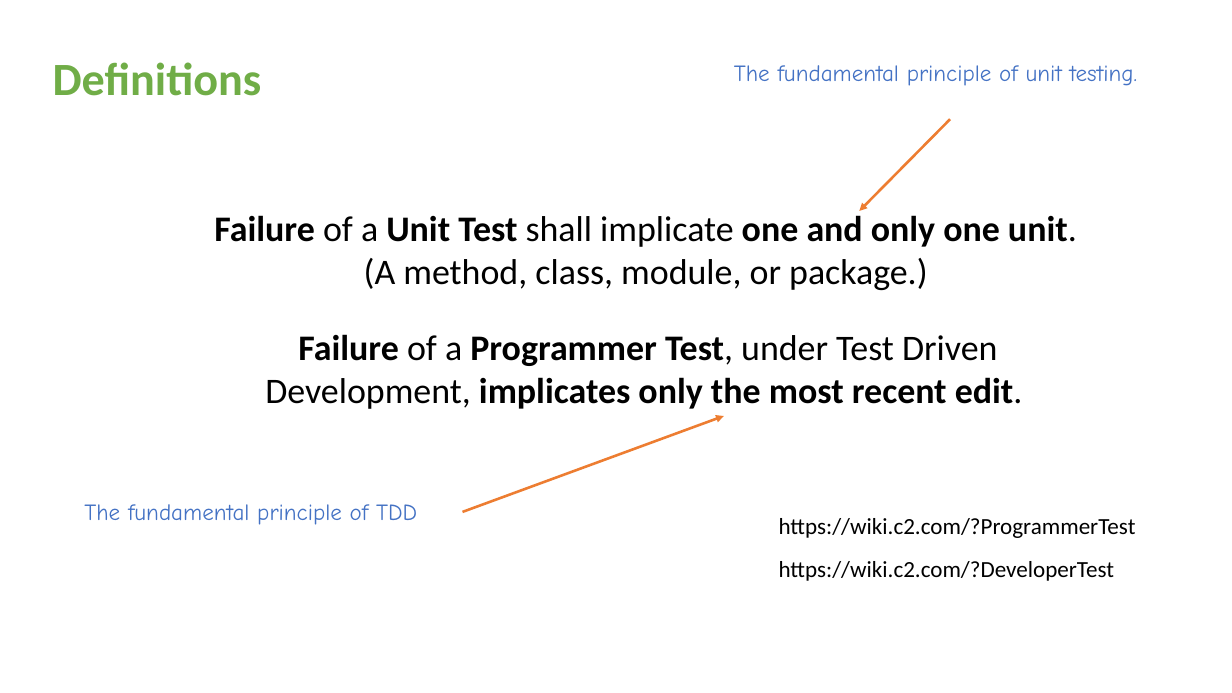
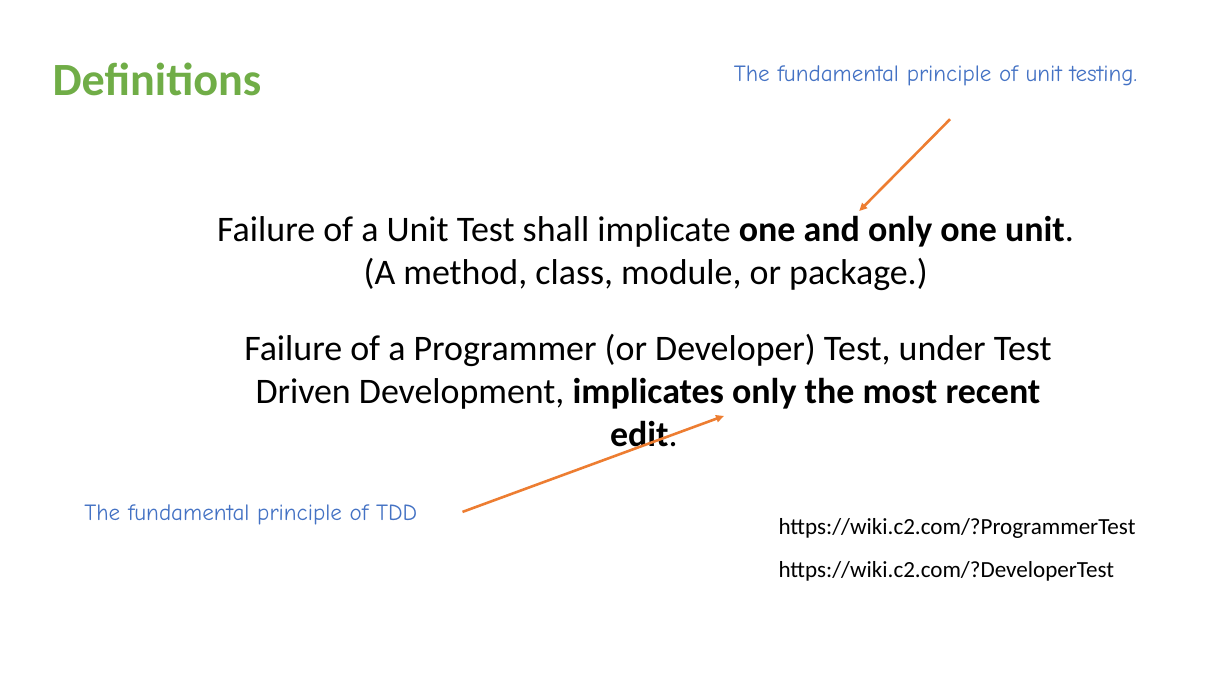
Before and after one commit to iancooper/Presentations, a slide deck: slide 16 of Kent Beck Style TDD - Seven Years After.pptx. Drawn at 1232x693 pixels with LibreOffice and Linux fonts; fonts in the diff are those of the drawing. Boxes give left, top, right and bottom in pixels: in the first picture for what was removed or moved away, otherwise in the second. Text is boxed around its words. In the diff, an @@ line names an element or a change of style, - is before the commit and + after.

```diff
--- a/Kent Beck Style TDD - Seven Years After.pptx
+++ b/Kent Beck Style TDD - Seven Years After.pptx
@@ text "Failure of a Unit Test ..." at (x1=217, y1=215, x2=1074, y2=290): bold off in "Failure Unit Test" @@
@@ text at (x1=244, y1=334, x2=1052, y2=456): text changed; bold off @@
-Failure of a Programmer Test, under Test Driven Development, implicates only the most recent edit.
+Failure of a Programmer (or Developer) Test, under Test Driven Development, implicates only the most recent edit.
```
Also in this commit, not shown: 19 other slides changed, 7 slides removed, 1 other file.
